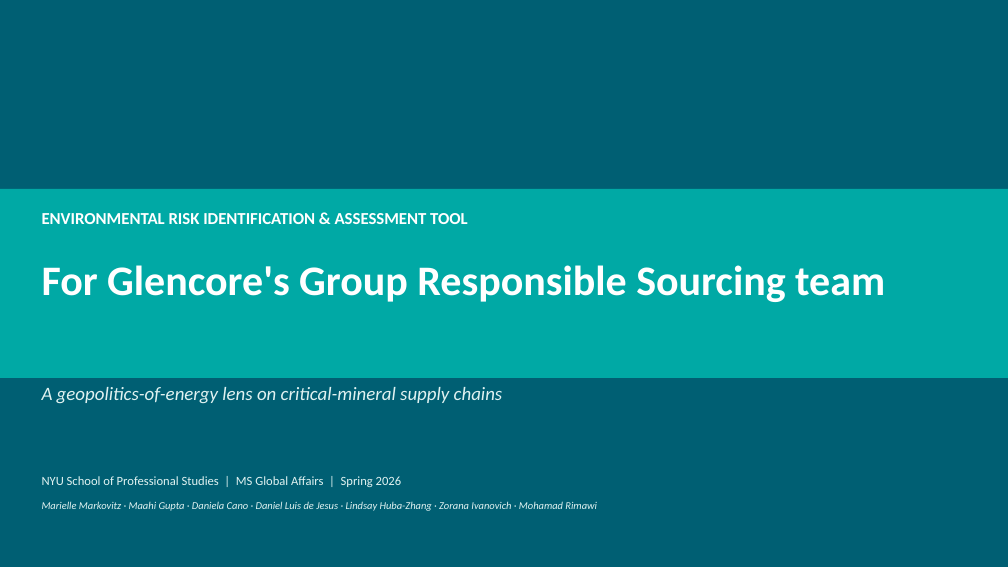
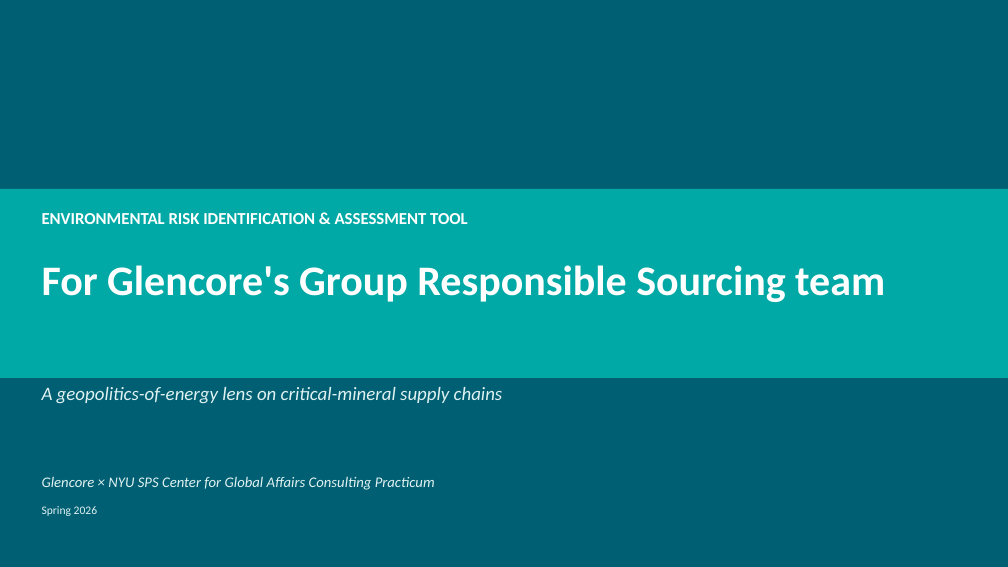
Before and after one commit to mnmarkovitz/glencore_enviro_risk_tool, a slide deck: slide 1 of Glencore_Env_Risk_Tool_Deck.pptx. Drawn at 1008x567 pixels with LibreOffice and Linux fonts; fonts in the diff are those of the drawing. Boxes give left, top, right and bottom in pixels: in the first picture for what was removed or moved away, otherwise in the second. Text is boxed around its words. In the diff, an @@ line names an element or a change of style, - is before the commit and + after.

```diff
--- a/Glencore_Env_Risk_Tool_Deck.pptx
+++ b/Glencore_Env_Risk_Tool_Deck.pptx
@@ text at [42,476,435,490]: text changed; size 12 to 14 pt; italic on @@
-NYU School of Professional Studies | MS Global Affairs | Spring 2026
+Glencore × NYU SPS Center for Global Affairs Consulting Practicum
@@ text at [42,506,97,516]: text changed; size 10 to 11 pt; italic off @@
-Marielle Markovitz · Maahi Gupta · Daniela Cano · Daniel Luis de Jesus · Lindsay Huba-Zhang · Zorana Ivanovich · Mohamad Rimawi
+Spring 2026
```
Also in this commit, not shown: 4 other slides changed, 2 slides added, 4 slides removed, 5 other files.
